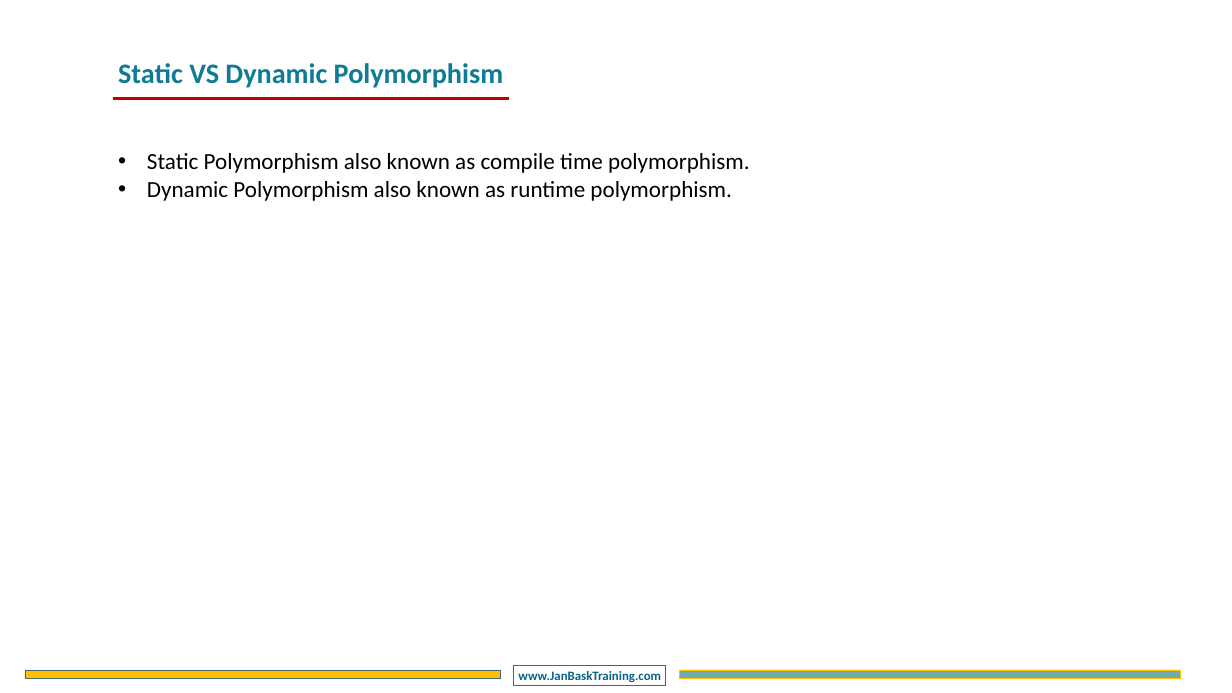
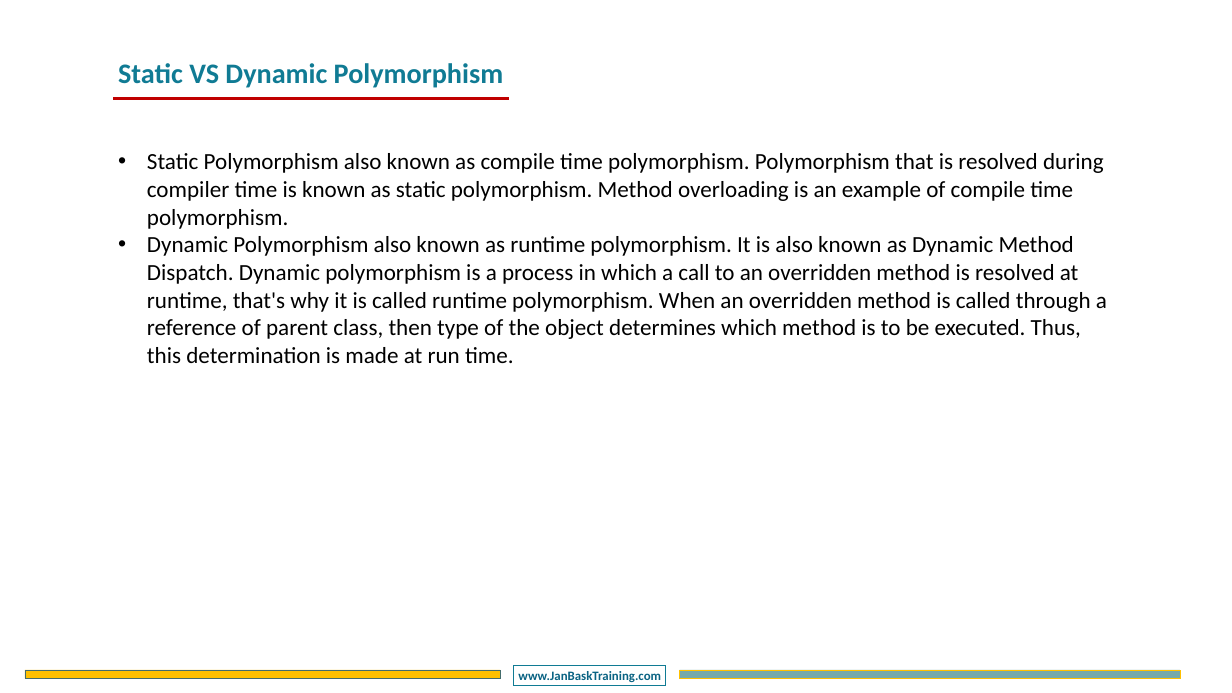
Before and after one commit to CompleteJavaTraining/JavaEssentials, a slide deck: slide 3 of slides/COREJ1/COREJ1 - Chapter5.pptx. Drawn at 1232x693 pixels with LibreOffice and Linux fonts; fonts in the diff are those of the drawing; background and template pictures are left out. Boxes give left, top, right and bottom in pixels: in the first picture for what was removed or moved away, otherwise in the second. Text is boxed around its words. In the diff, an @@ line names an element or a change of style, - is before the commit and + after.

```diff
--- a/slides/COREJ1/COREJ1 - Chapter5.pptx
+++ b/slides/COREJ1/COREJ1 - Chapter5.pptx
@@ text at (147,153,1107,363): text changed @@
-• Static Polymorphism also known as compile time polymorphism.
-• Dynamic Polymorphism also known as runtime polymorphism.
+• Static Polymorphism also known as compile time polymorphism. Polymorphism that is resolved during compiler time is known as static polymorphism. Method overloading is an example of compile time polymorphism.
+• Dynamic Polymorphism also known as runtime polymorphism. It is also known as Dynamic Method Dispatch. Dynamic polymorphism is a process in which a call to an overridden method is resolved at runtime, that's why it is called runtime polymorphism. When an overridden method is called through a reference of parent class, then type of the object determines which method is to be executed. Thus, this determination is made at run time.
```
Also in this commit, not shown: 2 other slides changed, 3 slides added, 4 slides removed, 5 other files.
